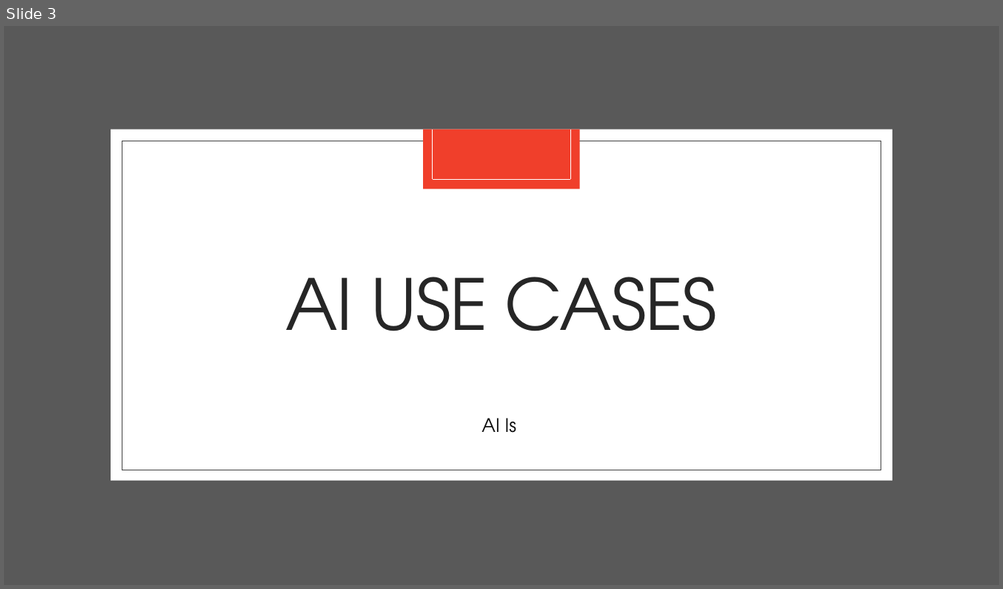
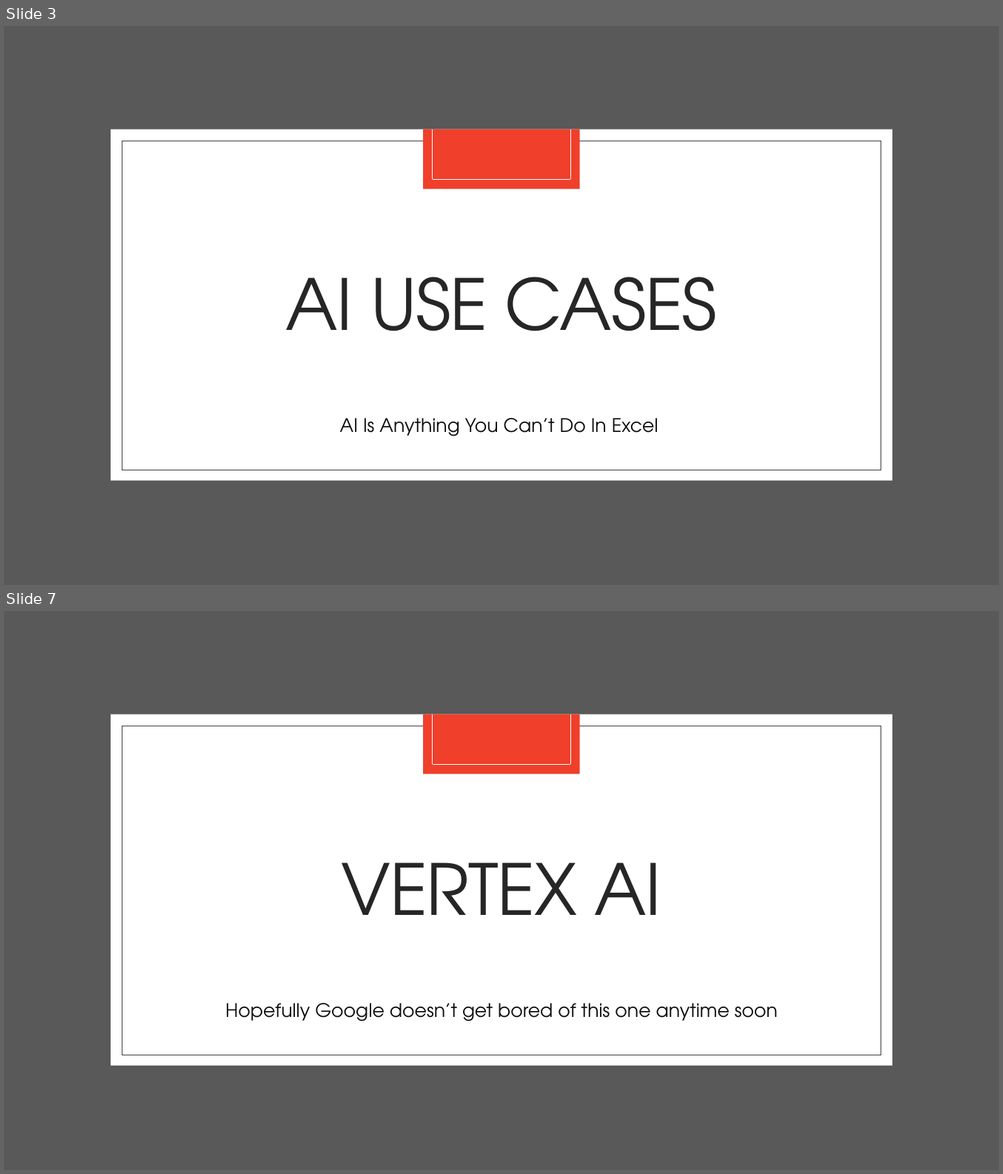
Before and after one commit to apetresc/rotman-ml, a slide deck: Day 3-4.pptx. Shown one above the other, each under a label of ours: slide 3 before the commit, slides 3 and 7 after it; the slides between them are not shown. The pictures are 1003x589 and 1003x1174 pixels, drawn with LibreOffice and Linux fonts; fonts in the diff are those of the drawing. Boxes give left, top, right and bottom in pixels: in the first picture for what was removed or moved away, otherwise in the second. Text is boxed around its words. In the diff, an @@ line names an element or a change of style, - is before the commit and + after.

```diff
--- a/Day 3-4.pptx
+++ b/Day 3-4.pptx
@@ slide 7 added at box(4, 611, 999, 1170), background #FFFFFF; not listed: 7 template elements that a slide beside it also shows @@
@@ title added at box(341, 863, 662, 915), 68 pt, text #262626 @@
+VERTEX AI
@@ text added at box(225, 1003, 777, 1022), 18 pt, text #0D0D0D @@
+Hopefully Google doesn’t get bored of this one anytime soon
@@ slide 3 changed as well @@
@@ text at box(340, 418, 658, 437): text changed @@
-AI Is
+AI Is Anything You Can’t Do In Excel
```
Also in this commit, not shown: 2 other slides changed, 5 other slides added, 1 slide removed.
